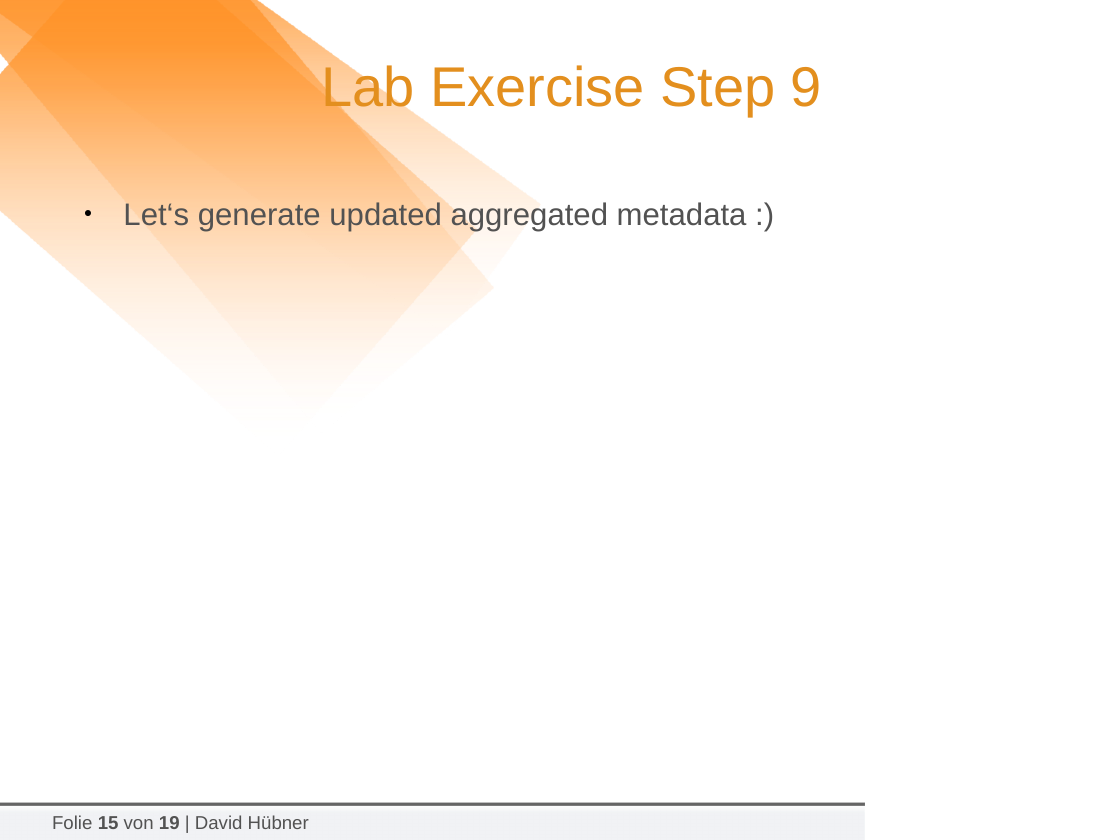
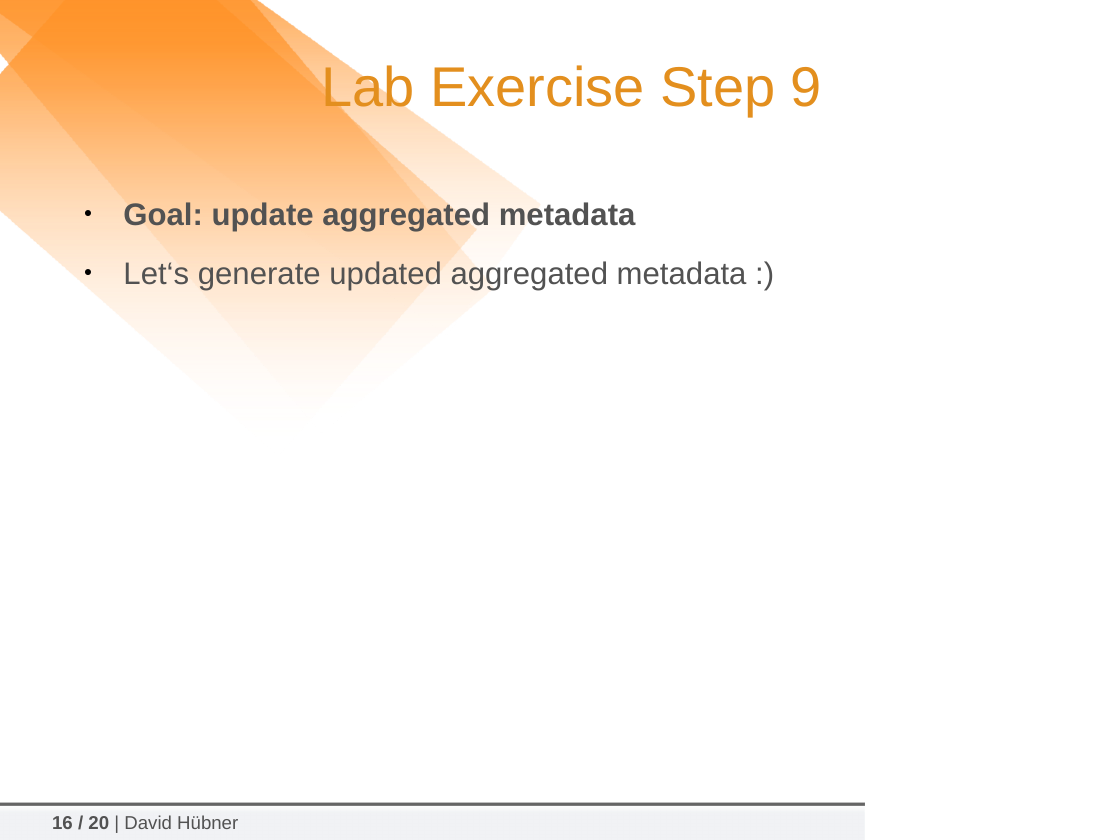
Before and after one commit to tiime2018/lab1, a slide deck: slide 16 of slides/2018-02-06_TIIME-Shibboleth-07-Hands-On.odp (slide 15 before the commit). Drawn at 1120x840 pixels with LibreOffice and Linux fonts; fonts in the diff are those of the drawing; background and template pictures are left out. Boxes give left, top, right and bottom in pixels: in the first picture for what was removed or moved away, otherwise in the second. Text is boxed around its words. In the diff, an @@ line names an element or a change of style, - is before the commit and + after.

```diff
--- a/slides/2018-02-06_TIIME-Shibboleth-07-Hands-On.odp
+++ b/slides/2018-02-06_TIIME-Shibboleth-07-Hands-On.odp
@@ text at [123,200,636,231]: paragraph added @@
+● Goal: update aggregated metadata
@@ text at [52,815,238,829]: text changed @@
-Folie 15 von 19 | David Hübner
+16 / 20 | David Hübner
```
Also in this commit, not shown: 15 other slides changed, 1 slide added, 1 other file.
